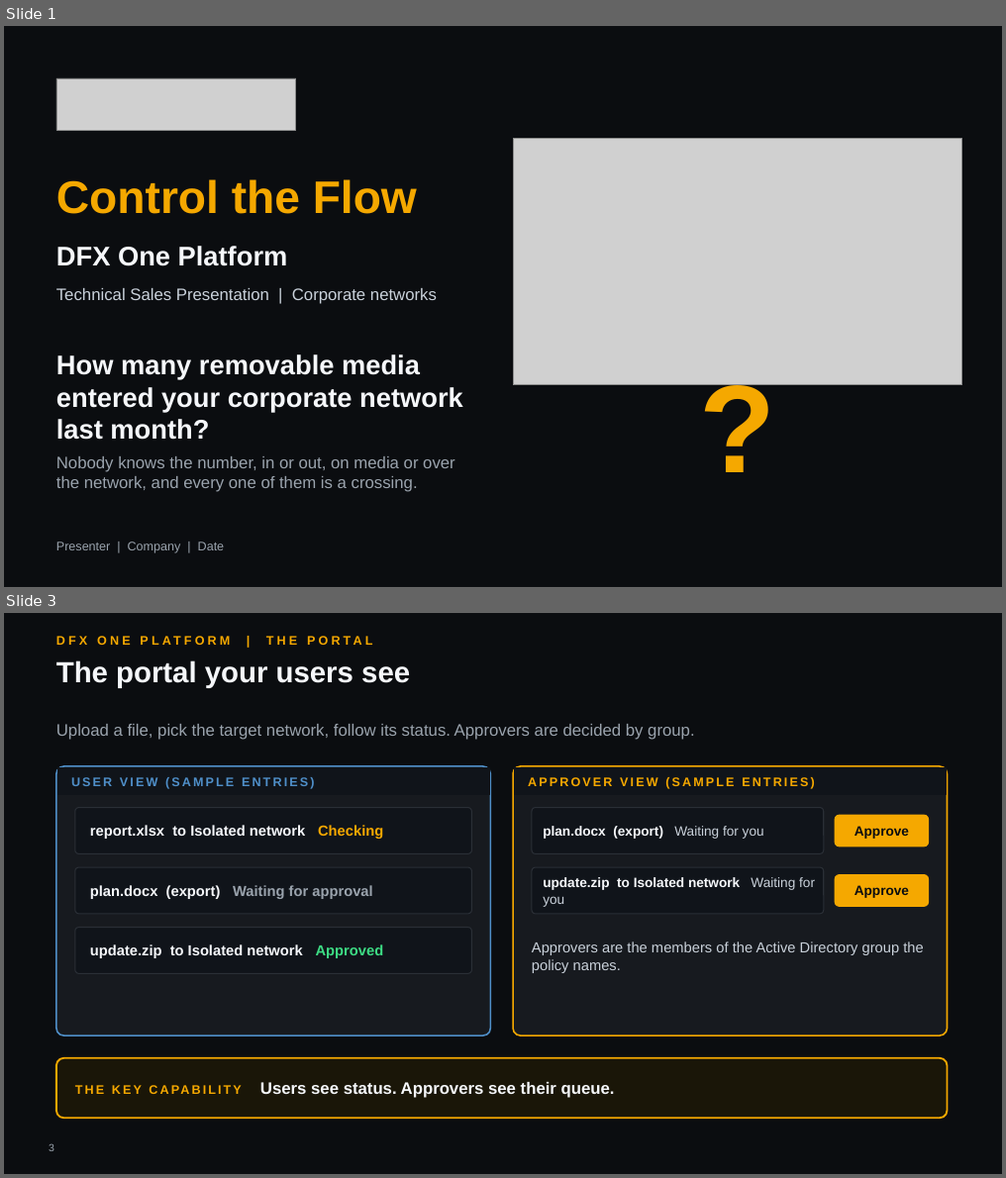
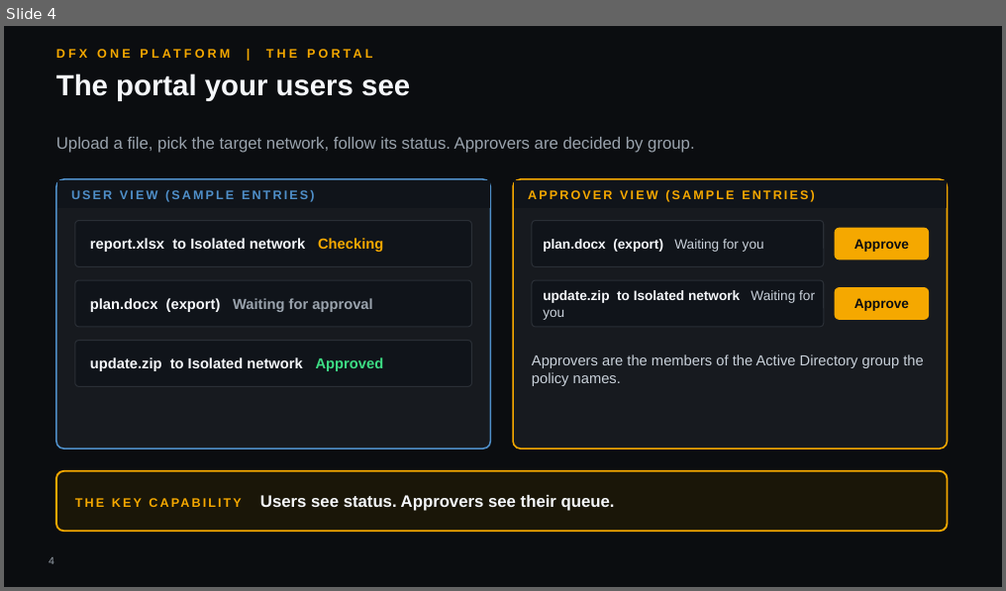
Before and after one commit to hybridus/DFX_Marketing, a slide deck: Projects/06_Presales_OnePlatform_Deck/pilot/raw_corp.pptx. Shown one above the other, each under a label of ours: slides 1 and 3 before the commit, slide 4 after it; the slides between them are not shown. The pictures are 1006x1178 and 1006x591 pixels, drawn with LibreOffice and Linux fonts; fonts in the diff are those of the drawing; grey boxes stand for pictures; background and template pictures are left out. Boxes give left, top, right and bottom in pixels: in the first picture for what was removed or moved away, otherwise in the second. Text is boxed around its words. In the diff, an @@ line names an element or a change of style, - is before the commit and + after.

```diff
--- a/Projects/06_Presales_OnePlatform_Deck/pilot/raw_corp.pptx
+++ b/Projects/06_Presales_OnePlatform_Deck/pilot/raw_corp.pptx
@@ slide 1 removed at box(4, 26, 1002, 587), background #0B0D10 @@
@@ picture removed at box(56, 78, 296, 131) @@
@@ picture removed at box(513, 138, 962, 385) @@
@@ text removed at box(56, 179, 417, 214) @@
-Control the Flow
@@ text removed at box(56, 246, 288, 267) @@
-DFX One Platform
@@ text removed at box(56, 288, 437, 304) @@
-Technical Sales Presentation | Corporate networks
@@ text removed at box(626, 341, 849, 505) @@
-?
@@ text removed at box(56, 355, 463, 440) @@
-How many removable media entered your corporate network last month?
@@ text removed at box(56, 457, 455, 492) @@
-Nobody knows the number, in or out, on media or over the network, and every one of them is a crossing.
@@ text removed at box(56, 542, 225, 554) @@
-Presenter | Company | Date
@@ what was slide 3 is now slide 4 @@
@@ page number at box(49, 558, 54, 565): text changed @@
-3
+4
```
Also in this commit, not shown: 2 slides changed, 3 slides added, 1 other slide removed, 9 other files.
